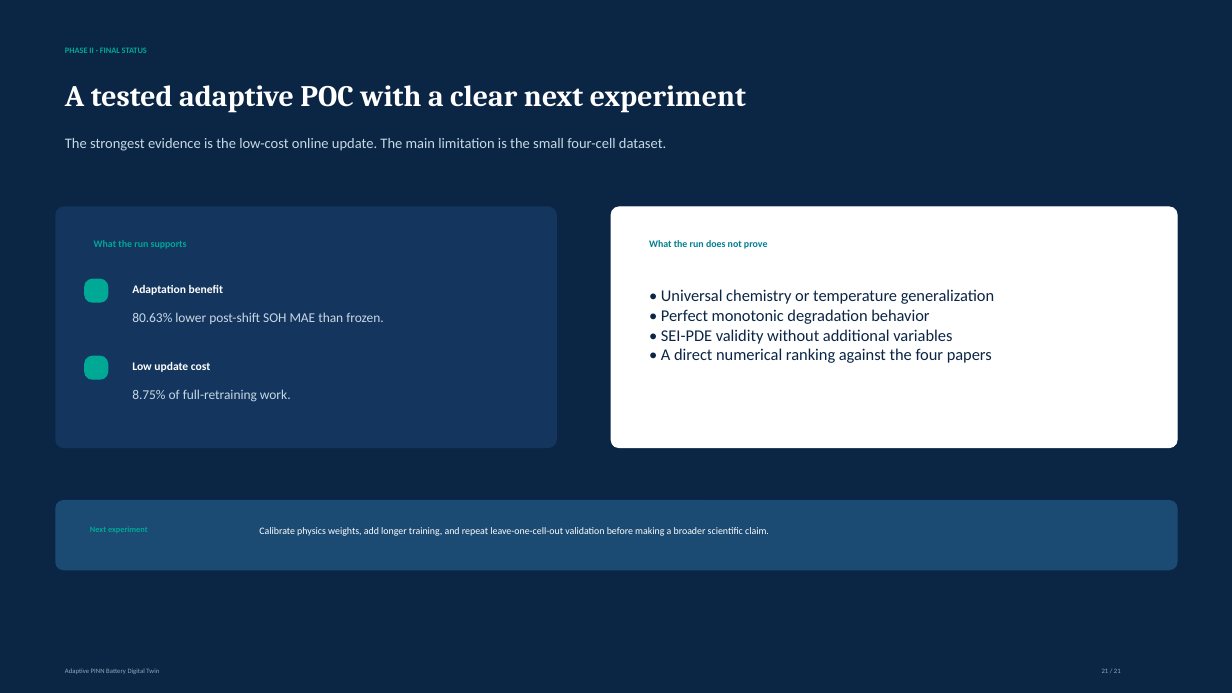
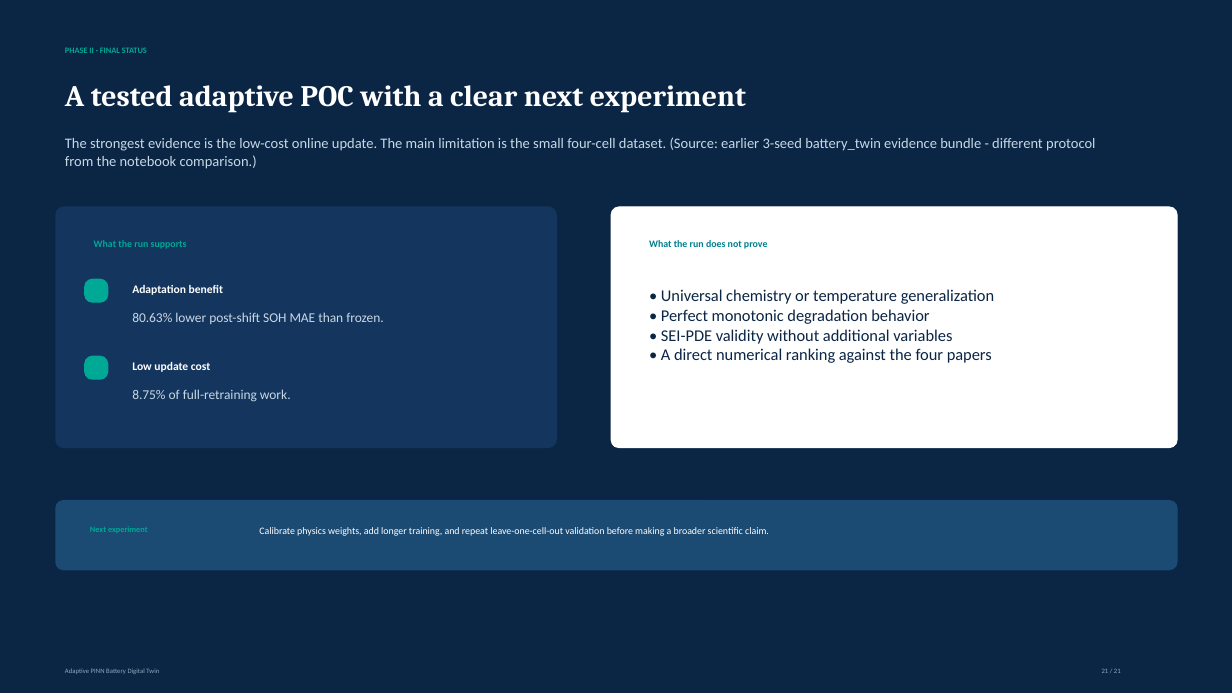
Before and after one commit to Chethan616/DL, a slide deck: slide 25 of phase2_output/dl_phase2_complete_v3.pptx (slide 21 before the commit). Drawn at 1232x693 pixels with LibreOffice and Linux fonts; fonts in the diff are those of the drawing. Boxes give left, top, right and bottom in pixels: in the first picture for what was removed or moved away, otherwise in the second. Text is boxed around its words. In the diff, an @@ line names an element or a change of style, - is before the commit and + after.

```diff
--- a/phase2_output/dl_phase2_complete_v3.pptx
+++ b/phase2_output/dl_phase2_complete_v3.pptx
@@ text at box(65, 137, 1095, 169): text changed @@
-The strongest evidence is the low-cost online update. The main limitation is the small four-cell dataset.
+The strongest evidence is the low-cost online update. The main limitation is the small four-cell dataset. (Source: earlier 3-seed battery_twin evidence bundle - different protocol from the notebook comparison.)
```
Also in this commit, not shown: 2 other slides changed, 4 slides added, 1 other file.
